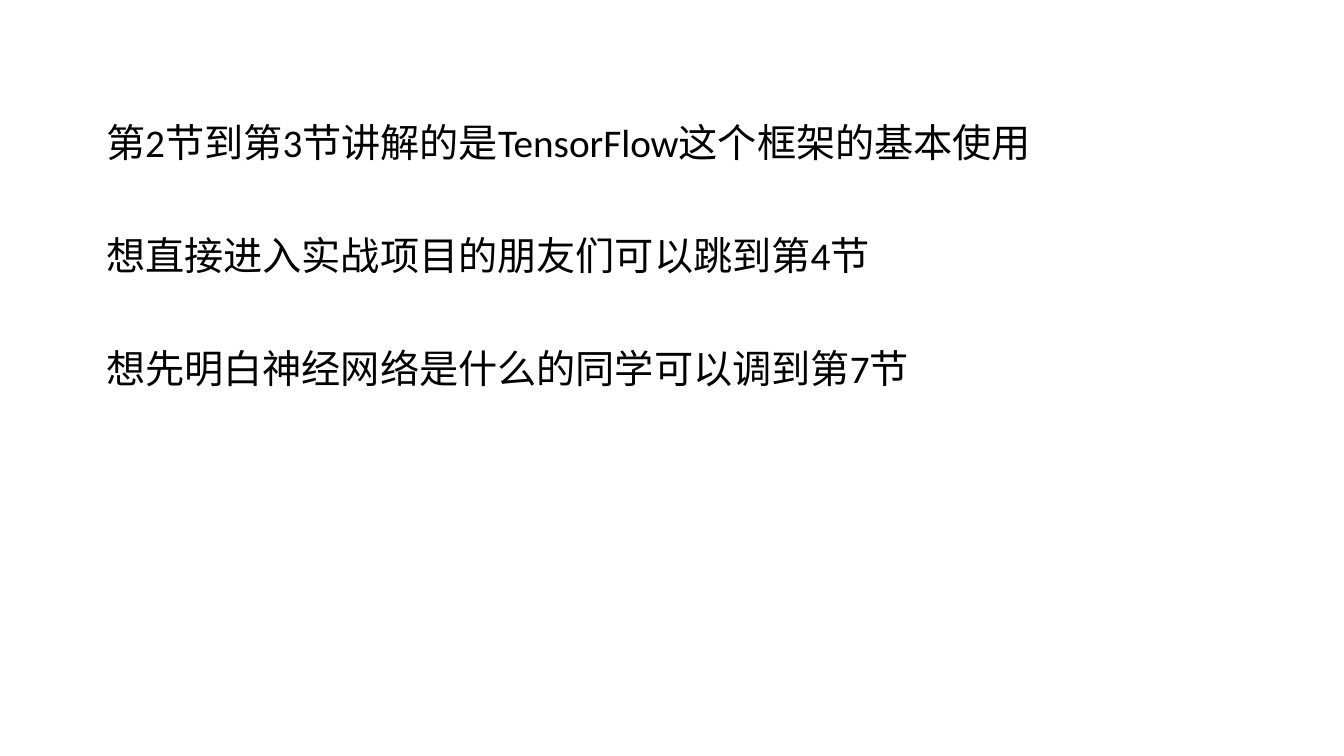
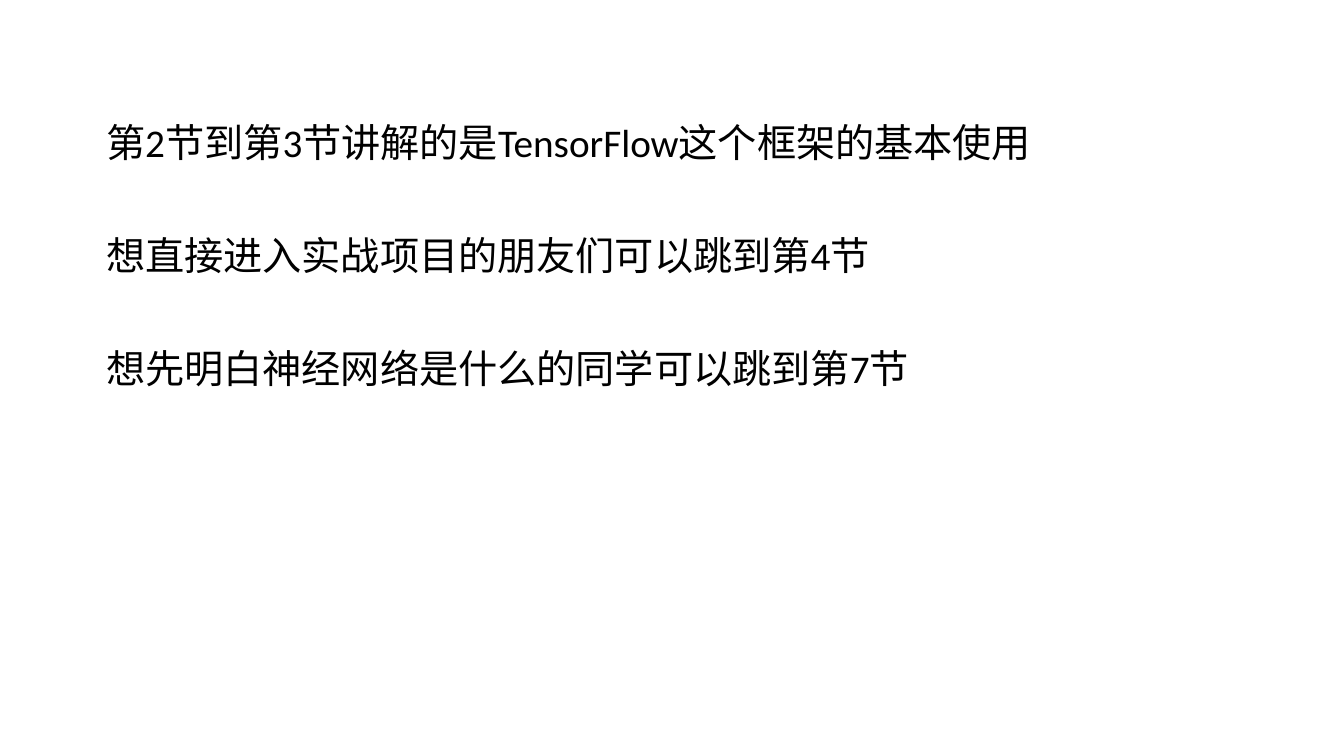
Before and after one commit to CreatCodeBuild/TensorFlow-and-DeepLearning-Tutorial, a slide deck: slide 7 of 1-3/指南.pptx. Drawn at 1344x756 pixels with LibreOffice and Linux fonts; fonts in the diff are those of the drawing. Boxes give left, top, right and bottom in pixels: in the first picture for what was removed or moved away, otherwise in the second. Text is boxed around its words. In the diff, an @@ line names an element or a change of style, - is before the commit and + after.

```diff
--- a/1-3/指南.pptx
+++ b/1-3/指南.pptx
@@ text at bbox=[106, 349, 909, 387]: text changed @@
-想先明白神经网络是什么的同学可以调到第7节
+想先明白神经网络是什么的同学可以跳到第7节
```
Also in this commit, not shown: 1 other file.
